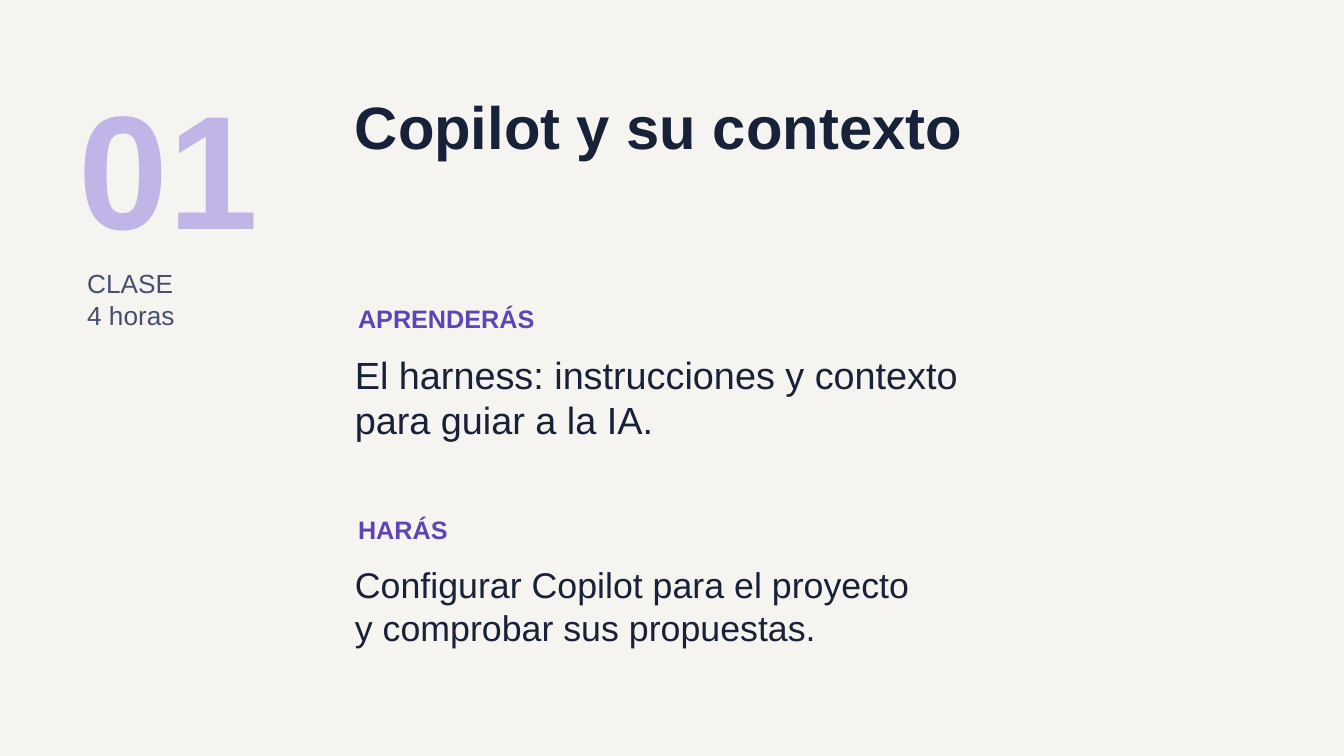
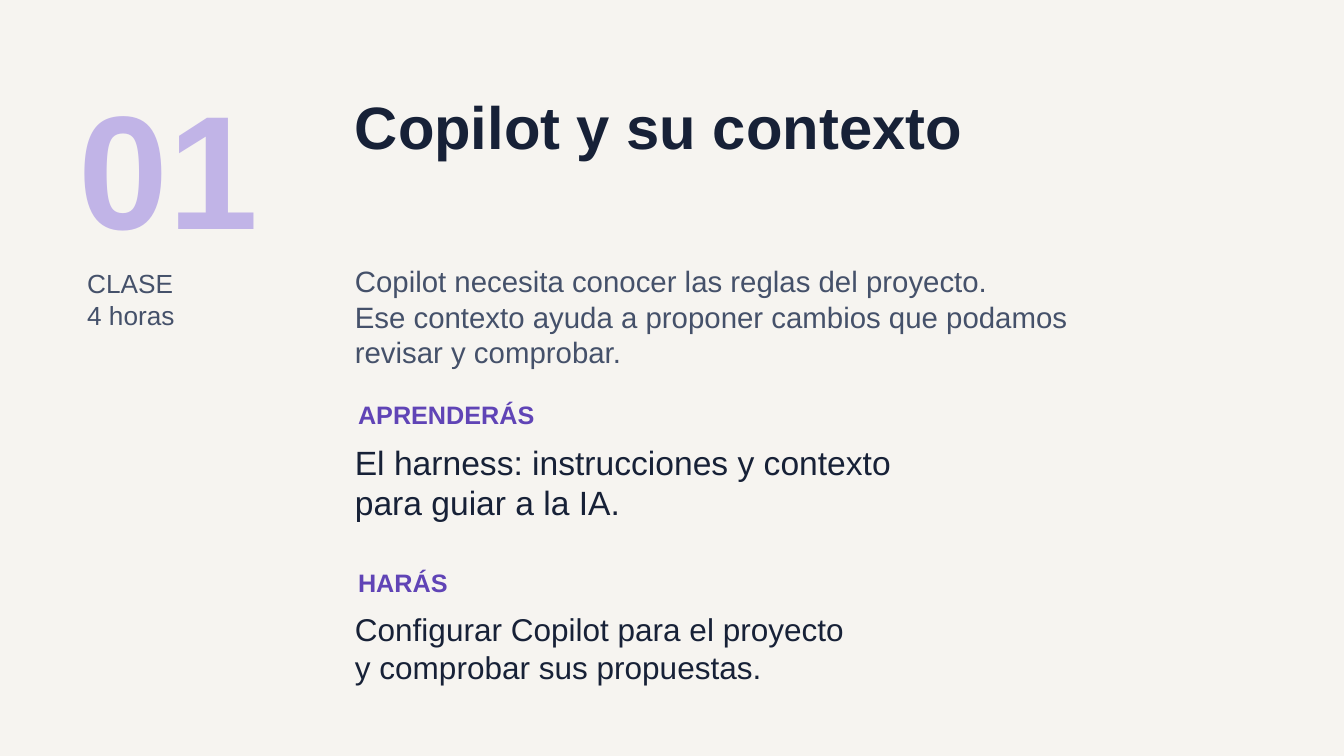
Before and after one commit to ychavez/CursoNETIA, a slide deck: slide 4 of instructor/clases/00-presentacion-alumnos.pptx. Drawn at 1344x756 pixels with LibreOffice and Linux fonts; fonts in the diff are those of the drawing. Boxes give left, top, right and bottom in pixels: in the first picture for what was removed or moved away, otherwise in the second. Text is boxed around its words. In the diff, an @@ line names an element or a change of style, - is before the commit and + after.

Commit message:
Amplia contexto y ejemplos de cada modulo en la presentacion

```diff
--- a/instructor/clases/00-presentacion-alumnos.pptx
+++ b/instructor/clases/00-presentacion-alumnos.pptx
@@ text added at [355,270,1067,369], 21 pt, text #45516A @@
+Copilot necesita conocer las reglas del proyecto.
+Ese contexto ayuda a proponer cambios que podamos
+revisar y comprobar.
@@ text "APRENDERÁS": place and size @@
-text "APRENDERÁS" at [358,308,534,329]
+text "APRENDERÁS" at [358,403,534,425]
@@ text "El harness: instrucciones y contexto": place and size @@
-text "El harness: instrucciones y contexto" at [355,361,958,442]
+text "El harness: instrucciones y contexto" at [355,450,891,522]
@@ text "El harness: instrucciones y contexto" at [355,450,891,522]: size 27 to 24 pt @@
@@ text "HARÁS": place and size @@
-text "HARÁS" at [358,519,448,540]
+text "HARÁS" at [358,571,448,593]
@@ text "Configurar Copilot para el proyecto": place and size @@
-text "Configurar Copilot para el proyecto" at [355,572,909,648]
+text "Configurar Copilot para el proyecto" at [355,618,844,685]
@@ text "Configurar Copilot para el proyecto" at [355,618,844,685]: size 25.5 to 22.5 pt @@
```
Also in this commit, not shown: 9 other slides changed, 1 other file.
